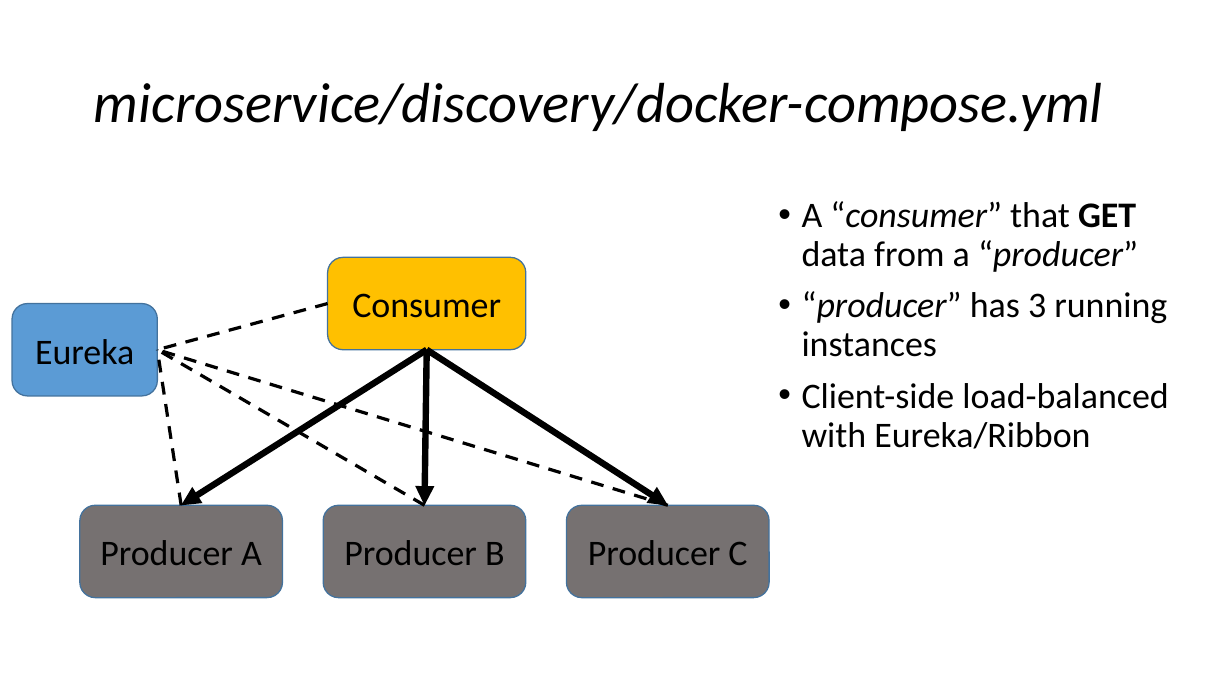
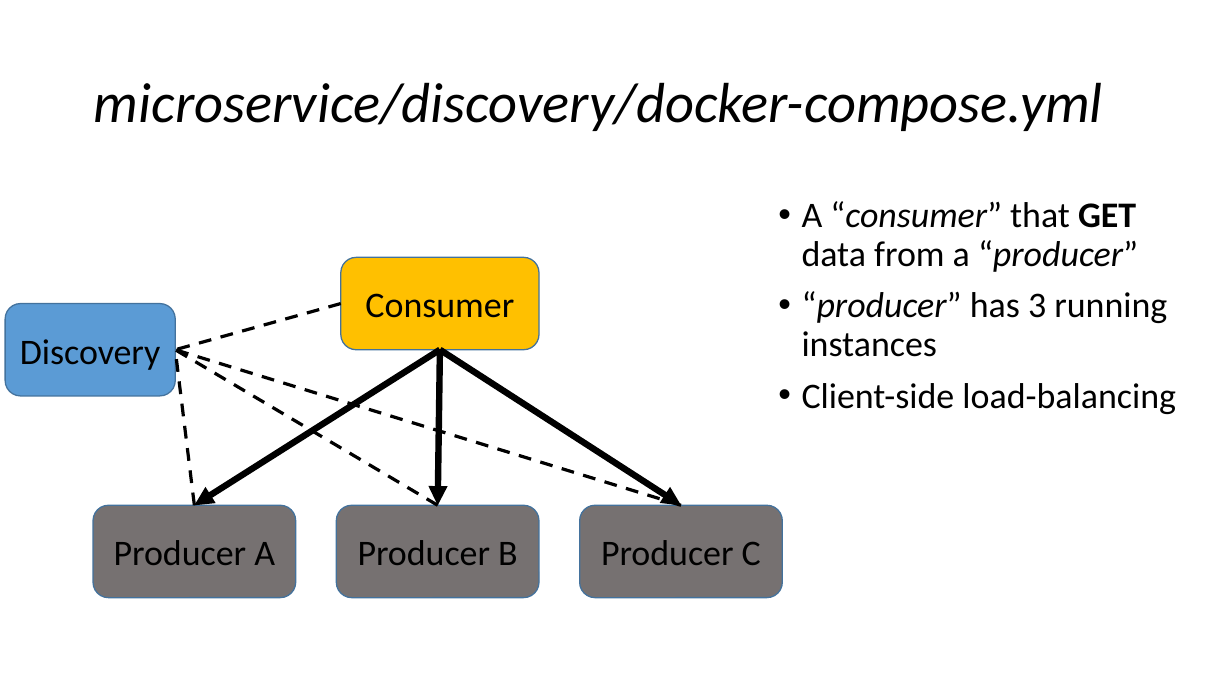
Before and after one commit to arcuri82/testing_security_development_enterprise_systems, a slide deck: slide 61 of doc/advanced/slides/lesson_08.pptx (slide 60 before the commit). Drawn at 1232x693 pixels with LibreOffice and Linux fonts; fonts in the diff are those of the drawing. Boxes give left, top, right and bottom in pixels: in the first picture for what was removed or moved away, otherwise in the second. Text is boxed around its words. In the diff, an @@ line names an element or a change of style, - is before the commit and + after.

```diff
--- a/doc/advanced/slides/lesson_08.pptx
+++ b/doc/advanced/slides/lesson_08.pptx
@@ rounded rectangle "Discovery": place and size @@
-rounded rectangle "Discovery" at [12, 304, 157, 396]
+rounded rectangle "Discovery" at [6, 304, 176, 396]
@@ line moved from (328, 304) - (157, 350) to (341, 304) - (176, 350) @@
@@ text in rounded rectangle at [20, 339, 161, 370]: text changed @@
-Eureka
+Discovery
@@ line moved from (668, 506) - (157, 350) to (681, 506) - (176, 350) @@
@@ line moved from (424, 506) - (157, 350) to (438, 506) - (176, 350) @@
@@ line moved from (181, 506) - (157, 350) to (194, 506) - (176, 350) @@
@@ 3 rounded rectangles, 3 arrows: place and size @@
-3 rounded rectangles, 3 arrows at [79, 258, 668, 598]
+3 rounded rectangles, 3 arrows at [93, 258, 681, 598]
@@ text at [802, 383, 1176, 414]: text changed @@
-• Client-side load-balanced with Eureka/Ribbon
+• Client-side load-balancing
@@ rounded rectangle "Producer C": place and size @@
-rounded rectangle "Producer C" at [567, 506, 769, 598]
+rounded rectangle "Producer C" at [579, 506, 782, 598]
```
Also in this commit, not shown: 3 other slides changed, 1 slide added, 1 other file.
